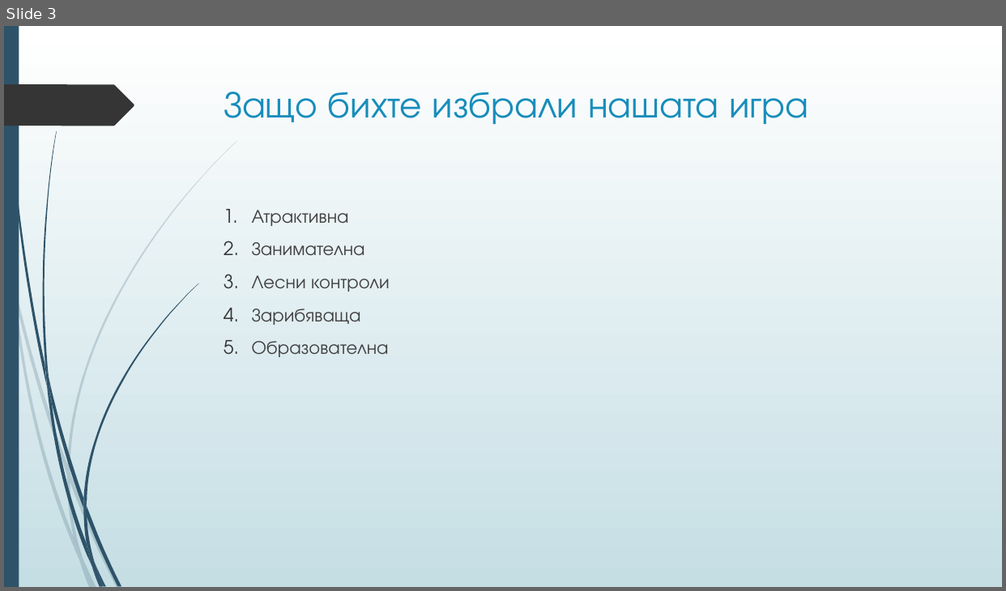
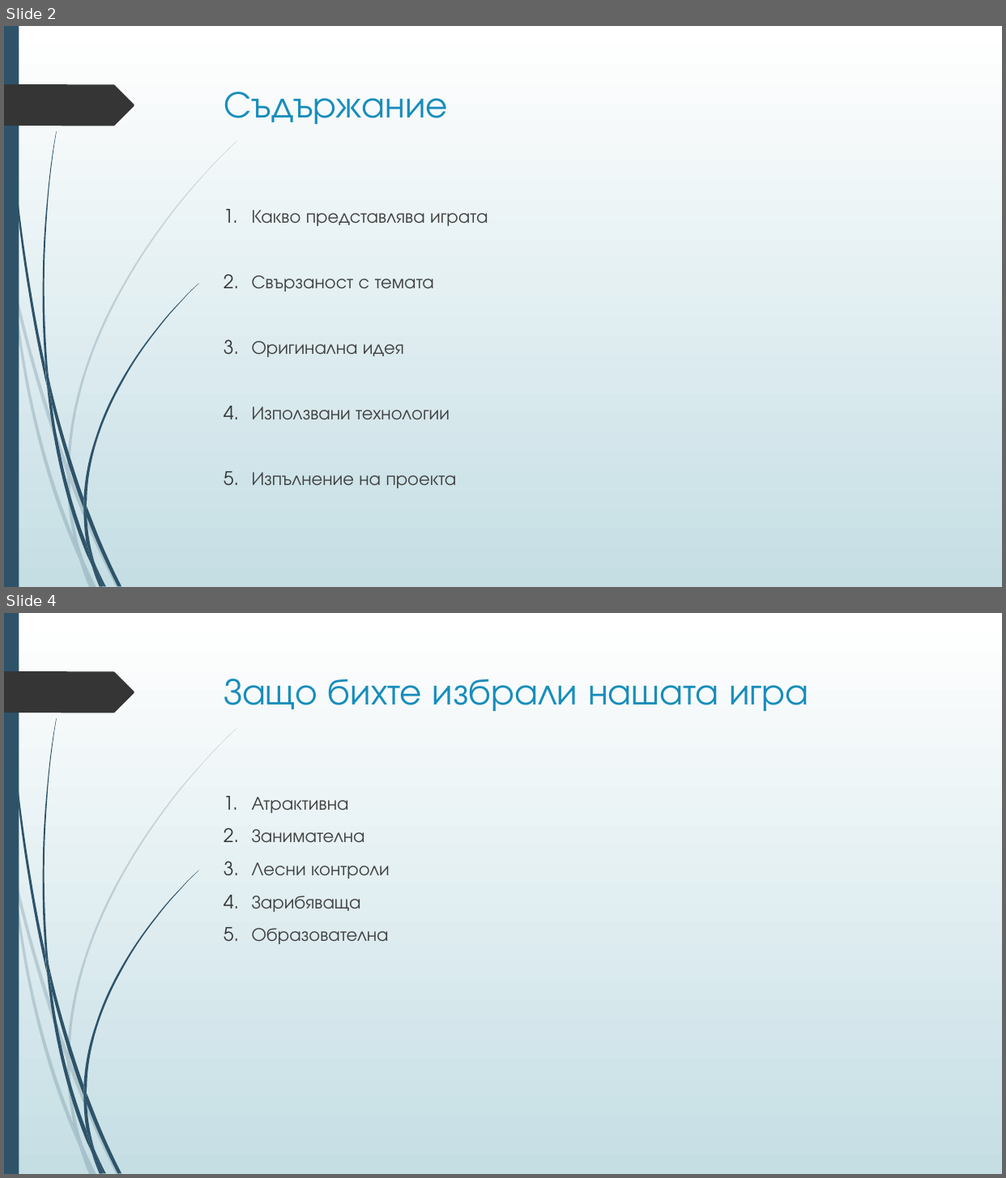
Before and after one commit to boki1/Hack30xTUES-, a slide deck: Hack 30 xTUES presentation.pptx. Shown one above the other, each under a label of ours: slide 3 before the commit, slides 2 and 4 after it; the slides between them are not shown. The pictures are 1006x591 and 1006x1178 pixels, drawn with LibreOffice and Linux fonts; fonts in the diff are those of the drawing. Boxes give left, top, right and bottom in pixels: in the first picture for what was removed or moved away, otherwise in the second. Text is boxed around its words. In the diff, an @@ line names an element or a change of style, - is before the commit and + after.

```diff
--- a/Hack 30 xTUES presentation.pptx
+++ b/Hack 30 xTUES presentation.pptx
@@ slide 2 added at <box>4,26,1002,587</box>, background gradient #FFFFFF to #C5DEE5; not listed: 24 template elements that a slide beside it also shows @@
@@ title added at <box>224,92,448,124</box>, 36 pt, text #178DBB @@
+Съдържание
@@ text added at <box>252,210,488,489</box>, 18 pt, text #404040 @@
+1. Какво представлява играта
+2. Свързаност с темата
+3. Оригинална идея
+4. Използвани технологии
+5. Изпълнение на проекта
@@ what was slide 3 is now slide 4 @@
```
Also in this commit, not shown: 4 slides changed, 5 other slides added, 1 slide removed.
